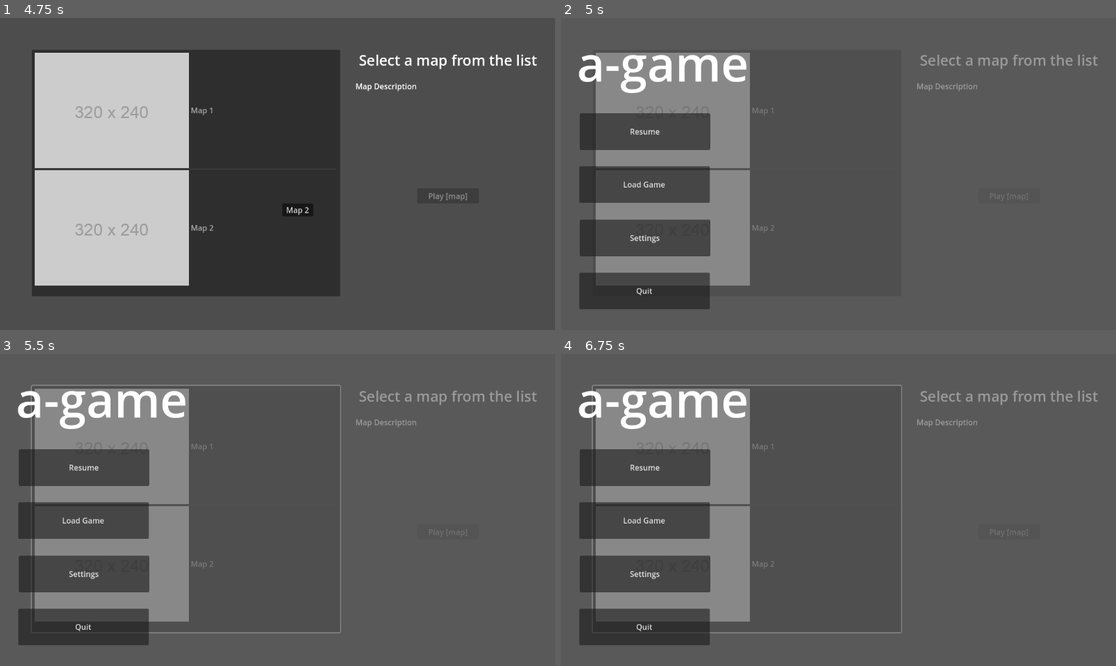
Above: before the commit, frames 1-4 (two rows, left to right).
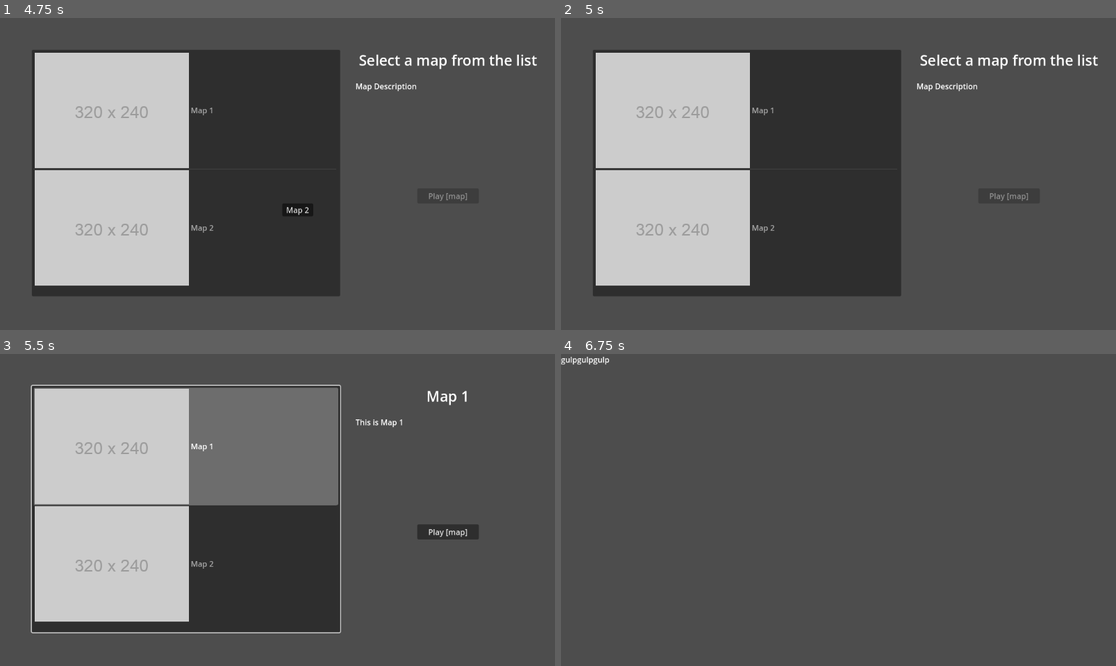
Above: after the commit, the same moments.

Repository: EpiclyRaspberry/a-game
Game: Godot game, scene res://main.tscn
The game is run twice, just before and just after one commit, with the same random seed, the same clock (stepped at 60 frames per second) and the same inputs.
Inputs (mouse positions are in pixels of both pictures, inside the frame that each line leads up to):
- Up to frame 1 (4.75 s): click "Play" at 0.5 s; tap Enter at 2, 3.5 s; tap Space at 2.75, 4.25 s
- Up to frame 2 (5 s): tap Escape (ui_cancel) at 4.9 s
- Up to frame 3 (5.5 s): click (83, 466) at 5 s, where only the run before the commit has a clickable "Resume"
- Up to frame 4 (6.75 s): click (1010, 531) at 5.75 s, where only the run after the commit has a clickable "Play [map]"; click (644, 466) at 6.5 s, where only the run before the commit has a clickable "Resume"

Frame 1 is identical in both runs. In frame 2, 45% of the frame differs, in the area x 3-97%, y 10-94%; in frame 3, 46%, in the area x 3-97%, y 9-94%; in frame 4, 17%.

Commit message:
fixed + added some audio effect thing

Diff:
--- /dev/null
+++ b/default_bus_layout.tres
@@ -0,0 +1,9 @@
+[gd_resource type="AudioBusLayout" load_steps=2 format=3 uid="uid://v67uuxoglm8y"]
+
+[sub_resource type="AudioEffectLowPassFilter" id="AudioEffectLowPassFilter_xm1oc"]
+resource_name = "LowPassFilter"
+db = 1
+
+[resource]
+bus/0/effect/0/effect = SubResource("AudioEffectLowPassFilter_xm1oc")
+bus/0/effect/0/enabled = true
--- a/internal/pausemenu/main.gd
+++ b/internal/pausemenu/main.gd
@@ -1,21 +1,20 @@
 extends Control
 
 var loadgame = false
+var notallowed = ["/root/Control", "/root/mapselector"]
 
-# Called when the node enters the scene tree for the first time.
-func _ready():
-	pass # Replace with function body.
-
-
-# Called every frame. 'delta' is the elapsed time since the previous frame.
 func _process(delta):
 	if Input.is_action_just_pressed("ui_cancel"):
-		if visible == false:
-			get_tree().paused = true
-			visible = true
-		else:
-			get_tree().paused = false
-			visible = false
+		if not str(get_tree().get_current_scene().get_path()) in notallowed:
+			if visible == false:
+				AudioServer.set_bus_effect_enabled(0, 0, false)
+				get_tree().paused = true
+				visible = true
+			else:
+				AudioServer.set_bus_effect_enabled(0, 0, true)
+				get_tree().paused = false
+				visible = false
+
 
 func toggleloadgame():
 	if loadgame == false:
